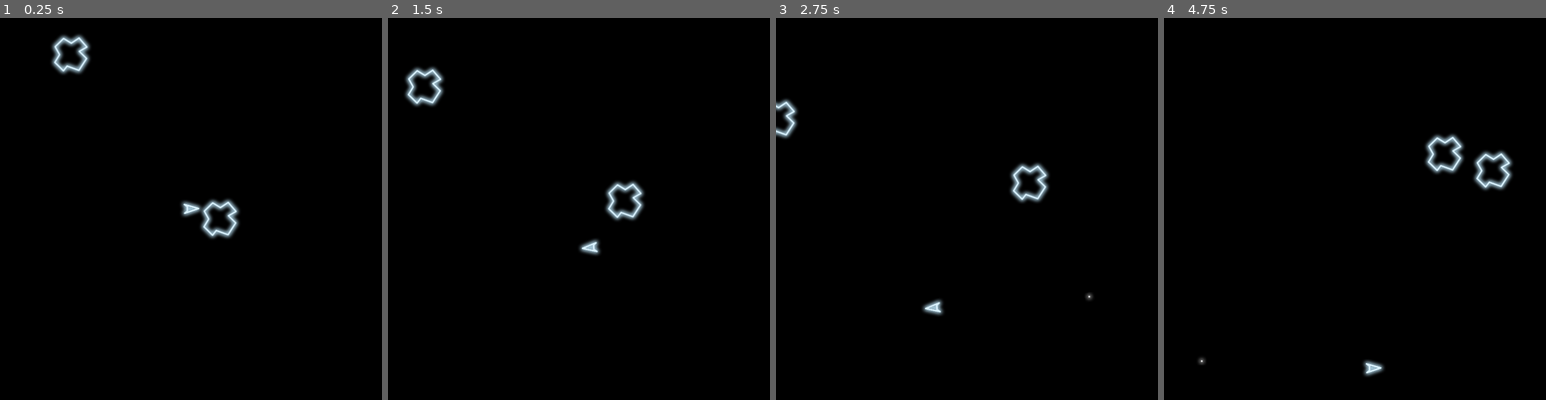
Above: before the commit, frames 1-4 (left to right).
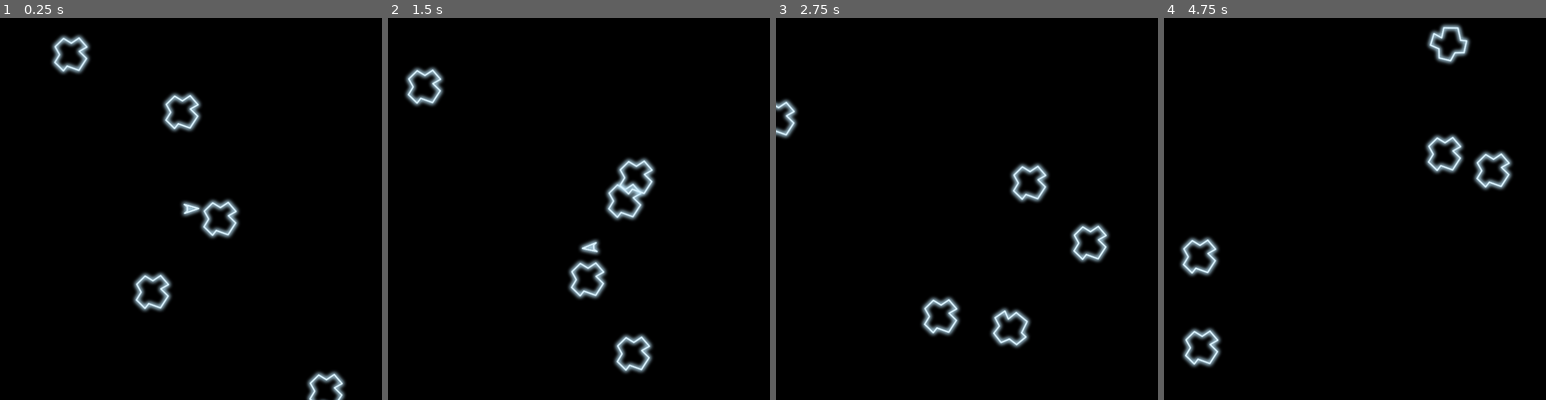
Above: after the commit, the same moments.

Repository: davidward462/asteroids
Game: Godot game, scene res://scenes/main.tscn
The game is run twice, just before and just after one commit, with the same random seed, the same clock (stepped at 60 frames per second) and the same inputs.
Inputs:
- Up to frame 1 (0.25 s): no input
- Up to frame 2 (1.5 s): hold W (accelerate) 0.53-1.28 s; hold D (rotate_clockwise) 0.53-1.28 s; tap A (rotate_counterclockwise) at 1.35 s
- Up to frame 3 (2.75 s): hold W (accelerate) from 2.03 s (still down); tap Space (shoot) at 2.1 s
- Up to frame 4 (4.75 s): tap D (rotate_clockwise) at 2.85 s; release W (accelerate) at 3.53 s; hold A (rotate_counterclockwise) 3.53-4.28 s; tap Space (shoot) at 4.35 s

The runs differ from the first frame. In frame 1, 1.9% of the frame differs, in the area x 34-91%, y 19-100%; in frame 2, 2.1%; in frame 3, 2.2%; in frame 4, 2.3%, in the area x 4-81%, y 1-94%.

Commit message:
remove old asteroid

Diff:
--- a/scenes/asteroid_large.tscn
+++ /dev/null
@@ -1,27 +0,0 @@
-[gd_scene load_steps=4 format=3 uid="uid://bu8axnbq6ywwt"]
-
-[ext_resource type="Texture2D" uid="uid://b8jd8xxptkyyt" path="res://assets/sprites/asteroid_1.png" id="1_4s20t"]
-[ext_resource type="Script" path="res://scripts/asteroid_large.gd" id="1_xngqx"]
-
-[sub_resource type="CircleShape2D" id="CircleShape2D_k57up"]
-radius = 27.0185
-
-[node name="Asteroid_large" type="CharacterBody2D"]
-collision_layer = 2
-script = ExtResource("1_xngqx")
-
-[node name="CollisionShape2D" type="CollisionShape2D" parent="."]
-shape = SubResource("CircleShape2D_k57up")
-
-[node name="Sprite2D" type="Sprite2D" parent="."]
-texture = ExtResource("1_4s20t")
-
-[node name="RotationLabel" type="Label" parent="."]
-offset_right = 40.0
-offset_bottom = 23.0
-
-[node name="VelocityLabel" type="Label" parent="."]
-offset_left = -31.0
-offset_top = -36.0
-offset_right = 9.0
-offset_bottom = -13.0
--- a/scripts/asteroid_large.gd
+++ /dev/null
@@ -1,34 +0,0 @@
-extends CharacterBody2D
-
-@onready var screen_size = get_viewport_rect().size
-
-# TODO: remove after testing
-@onready var rotation_label: Label = $RotationLabel
-@onready var velocity_label: Label = $VelocityLabel
-
-const MAX_SPEED = 130.0
-const MIN_SPEED = 20.0
-var speed
-var dir = 0.0
-
-func _ready() -> void:
-	randomize()
-	dir = randf_range(PI, -PI)
-	speed = randf_range(MIN_SPEED, MAX_SPEED)
-	velocity = Vector2(speed, 0).rotated(dir)
-
-func _process(delta: float) -> void:
-	rotation_label.text = str(dir)
-	velocity_label.text = str(velocity)
-
-func _physics_process(delta: float) -> void:
-
-	var collision = move_and_collide(velocity * delta)
-
-	if collision:
-		# TODO: sometimes asteroid does not free itself on collision.
-		self.queue_free()
-
-	# Wrap position on screen bounds
-	position.x = wrapf(position.x, 0, screen_size.x)
-	position.y = wrapf(position.y, 0, screen_size.y)
--- a/scripts/world.gd
+++ b/scripts/world.gd
@@ -4,7 +4,7 @@
 @onready var asteroid_scene = load("res://scenes/asteroid.tscn")
 @onready var screen_size = get_viewport_rect().end
 
-var asteroid_count = 2
+var asteroid_count = 5
 
 func spawn_player(start_pos) -> void:
 	var player = player_scene.instantiate ()
